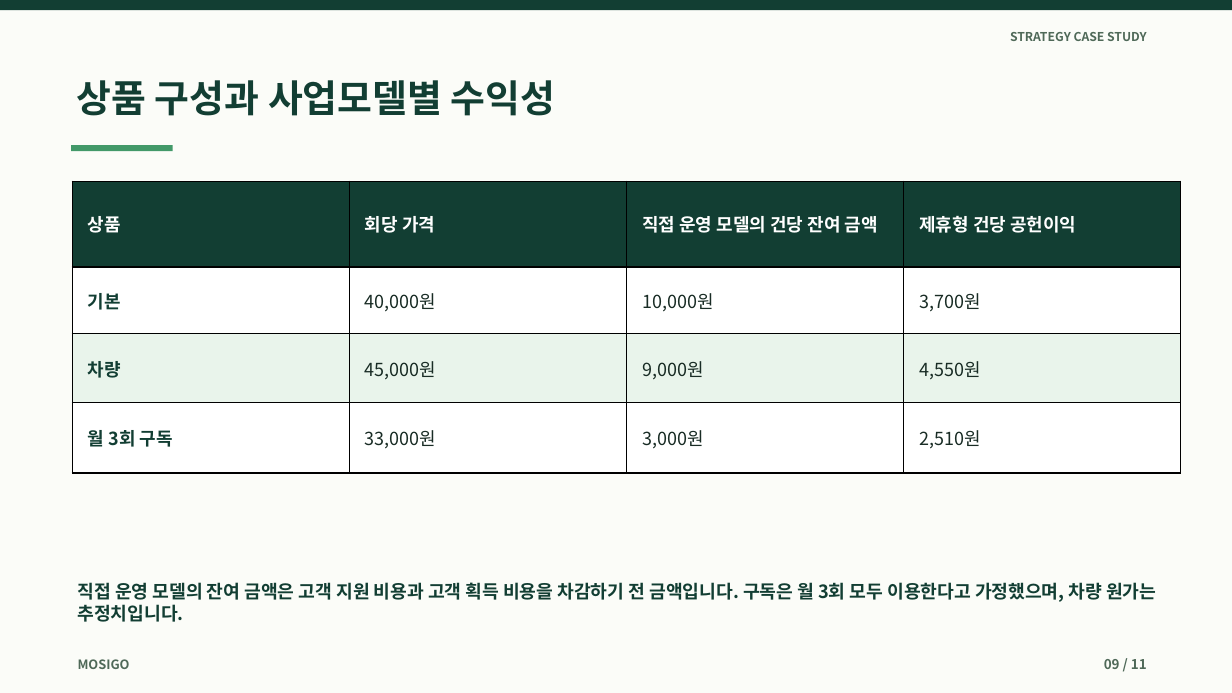
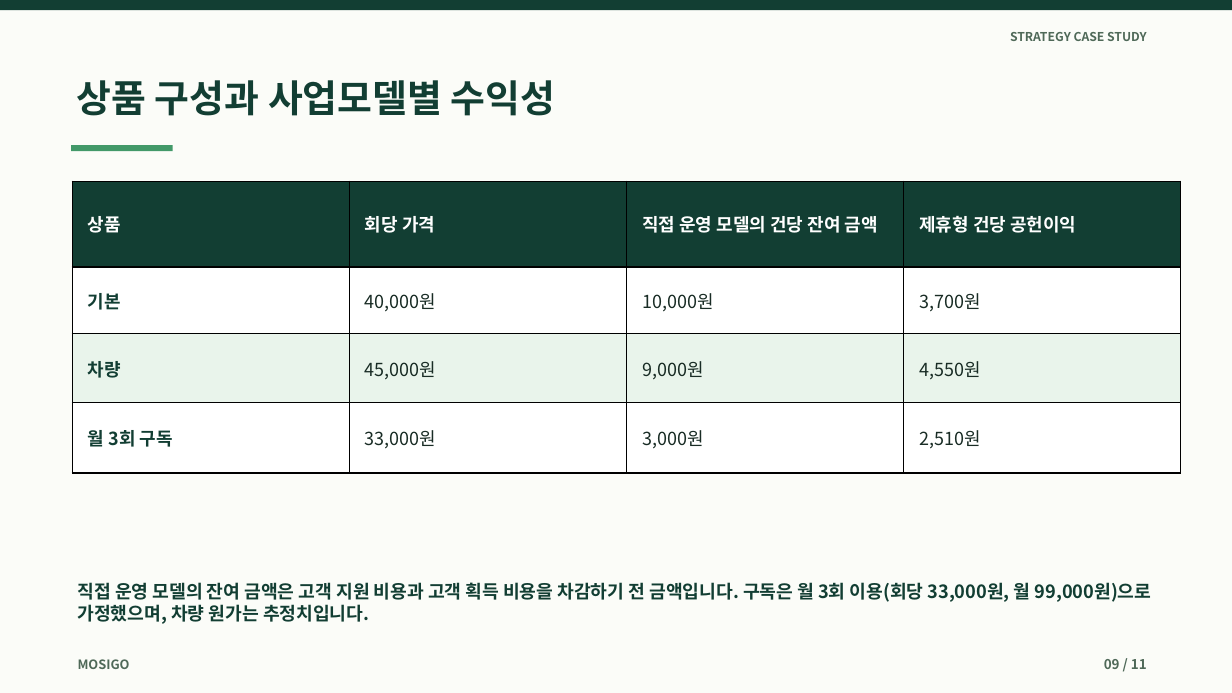
Before and after one commit to dohyunkimmm/mosigo-case-study, a slide deck: slide 9 of downloads/mosigo_report.pptx. Drawn at 1232x693 pixels with LibreOffice and Linux fonts; fonts in the diff are those of the drawing. Boxes give left, top, right and bottom in pixels: in the first picture for what was removed or moved away, otherwise in the second. Text is boxed around its words. In the diff, an @@ line names an element or a change of style, - is before the commit and + after.

```diff
--- a/downloads/mosigo_report.pptx
+++ b/downloads/mosigo_report.pptx
@@ text at (78,582,1152,624): text changed @@
-직접 운영 모델의 잔여 금액은 고객 지원 비용과 고객 획득 비용을 차감하기 전 금액입니다. 구독은 월 3회 모두 이용한다고 가정했으며, 차량 원가는 추정치입니다.
+직접 운영 모델의 잔여 금액은 고객 지원 비용과 고객 획득 비용을 차감하기 전 금액입니다. 구독은 월 3회 이용(회당 33,000원, 월 99,000원)으로 가정했으며, 차량 원가는 추정치입니다.
```
Also in this commit, not shown: 4 other slides changed, 11 other files.
